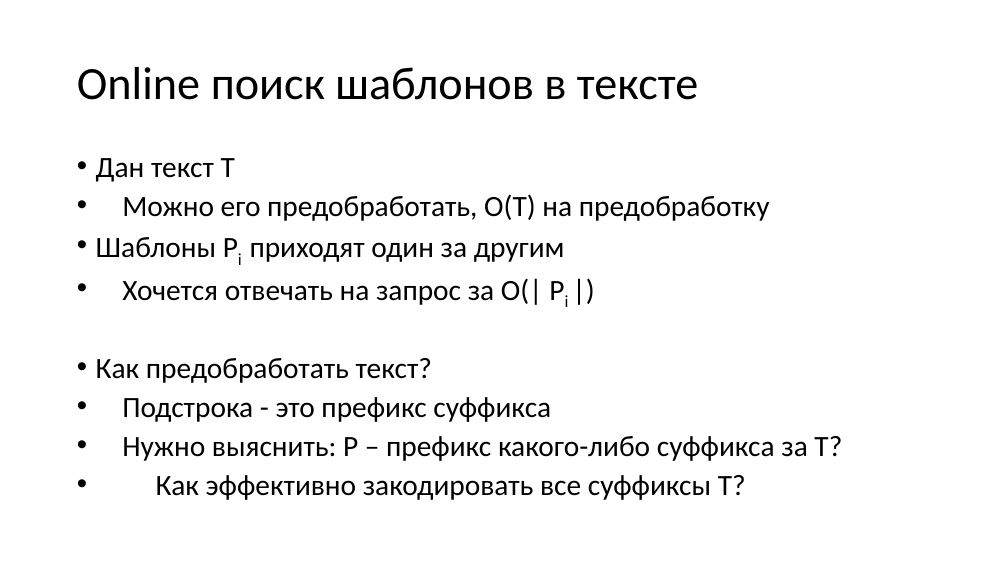
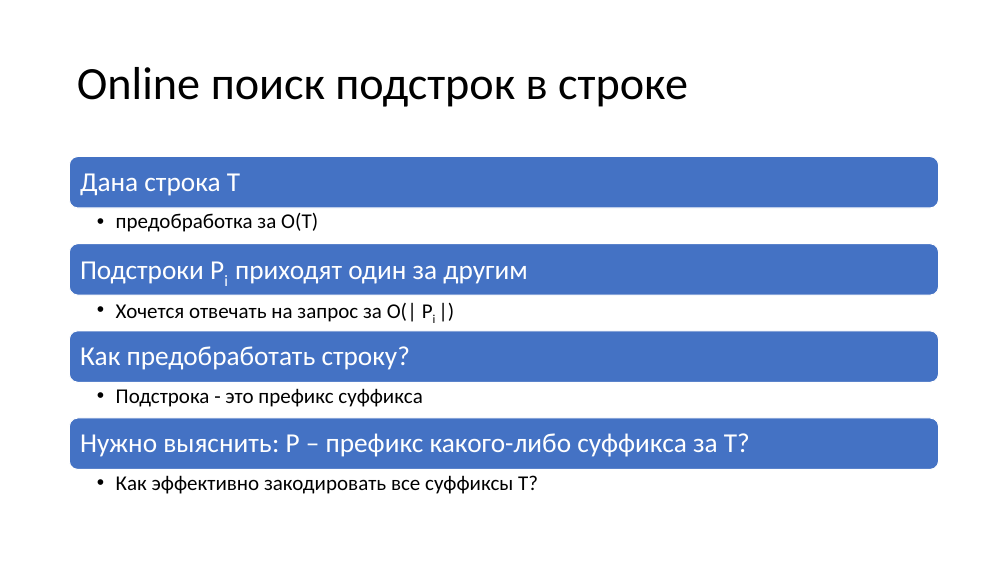
Before and after one commit to Pompon-Den/Suff-Tree-Algorithm-Ykkonen, a slide deck: slide 2 of Algorithm Ykkonena.pptx. Drawn at 1008x567 pixels with LibreOffice and Linux fonts; fonts in the diff are those of the drawing. Boxes give left, top, right and bottom in pixels: in the first picture for what was removed or moved away, otherwise in the second. Text is boxed around its words. In the diff, an @@ line names an element or a change of style, - is before the commit and + after.

```diff
--- a/Algorithm Ykkonena.pptx
+++ b/Algorithm Ykkonena.pptx
@@ title at [77,67,688,107]: text changed @@
-Online поиск шаблонов в тексте
+Online поиск подстрок в строке
@@ text removed at [96,158,842,500] @@
-• Дан текст Т
-• Можно его предобработать, O(T) на предобработку
-• Шаблоны Pi приходят один за другим
-• Хочется отвечать на запрос за О(| Pi |)
-• Как предобработать текст?
-• Подстрока - это префикс суффикса
-• Нужно выяснить: Р – префикс какого-либо суффикса за Т?
-• Как эффективно закодировать все суффиксы Т?
@@ group added at [70,157,939,494]: 8 texts, 4 rounded rectangles @@
+Дана строка Т
+  • предобработка за O(T)
+Подстроки Pi приходят один за другим
+  • Хочется отвечать на запрос за О(| Pi |)
+Как предобработать строку?
+  • Подстрока - это префикс суффикса
+Нужно выяснить: Р – префикс какого-либо суффикса за Т?
+  • Как эффективно закодировать все суффиксы Т?
```
Also in this commit, not shown: 11 other slides changed, 1 slide removed, 1 other file.
